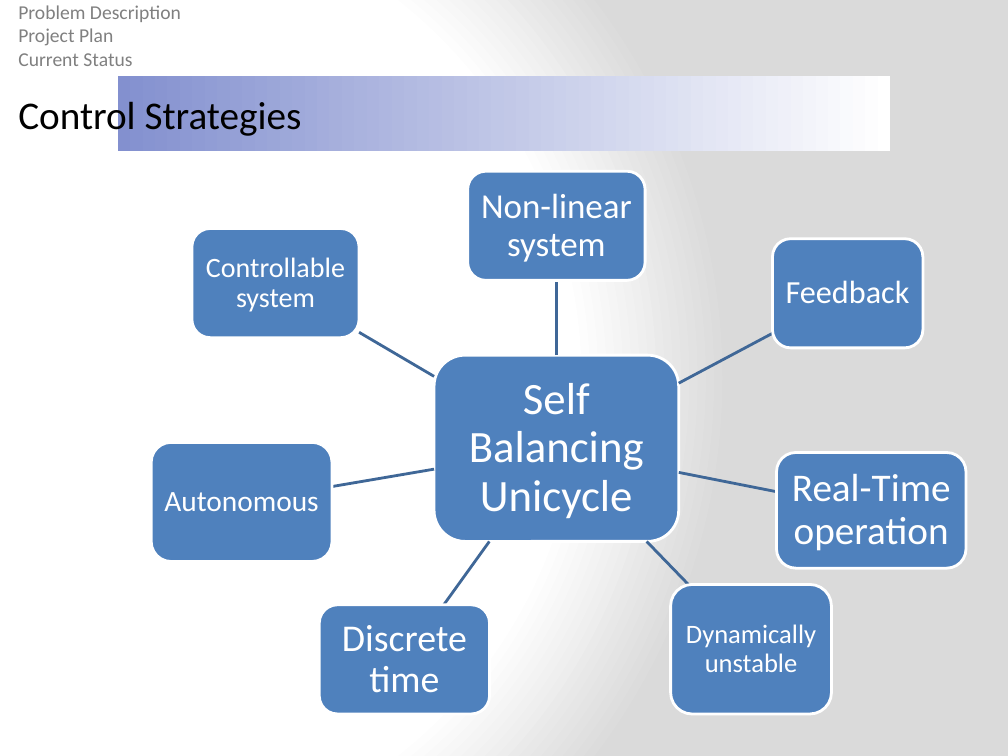
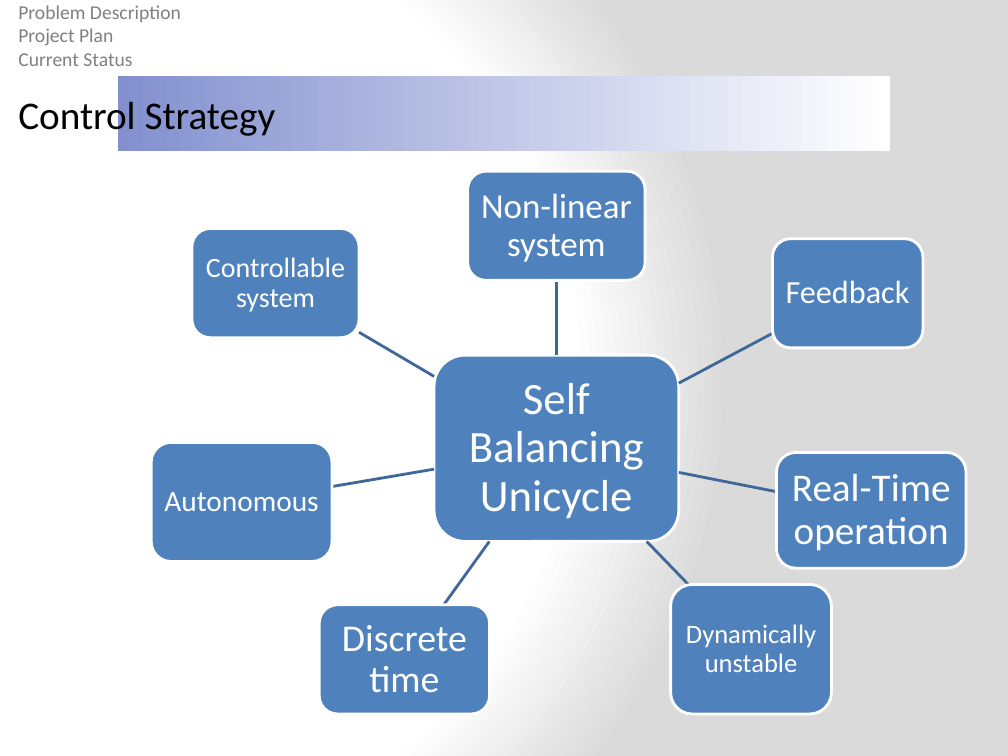
Before and after one commit to ruffsl/ROBO, a slide deck: slide 13 of Documentation/Design Reviews/Design Review 1.pptx. Drawn at 1008x756 pixels with LibreOffice and Linux fonts; fonts in the diff are those of the drawing; background and template pictures are left out. Boxes give left, top, right and bottom in pixels: in the first picture for what was removed or moved away, otherwise in the second. Text is boxed around its words. In the diff, an @@ line names an element or a change of style, - is before the commit and + after.

```diff
--- a/Documentation/Design Reviews/Design Review 1.pptx
+++ b/Documentation/Design Reviews/Design Review 1.pptx
@@ text at bbox=[18, 96, 276, 139]: text changed @@
-Control Strategies
+Control Strategy
```
Also in this commit, not shown: 2 other slides changed, 3 slides added.
